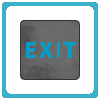
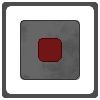
Comparing the layer stacks of the two 100x100 images. Changes:
hid "EXIT", painted on it over [2, 2, 98, 82]
showed "button_OFF_color" (2nd of 2), painted on it over [2, 18, 79, 82]
painted on "floor_button" over [2, 18, 79, 82]
hid "EXIT_frame", painted on it over [2, 2, 98, 98]
showed "disengaged_frame", painted on it over [2, 2, 98, 98]
